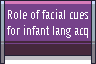
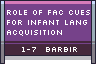
Comparing the layer stacks of the two 96x64 images. Changes:
added layer "1-7 Barbir" above "Role of fac cues ..." over <box>22,47,77,52</box>
renamed "Role of facial cues ..." to "Role of fac cues ...", painted on it over <box>7,9,90,38</box>
